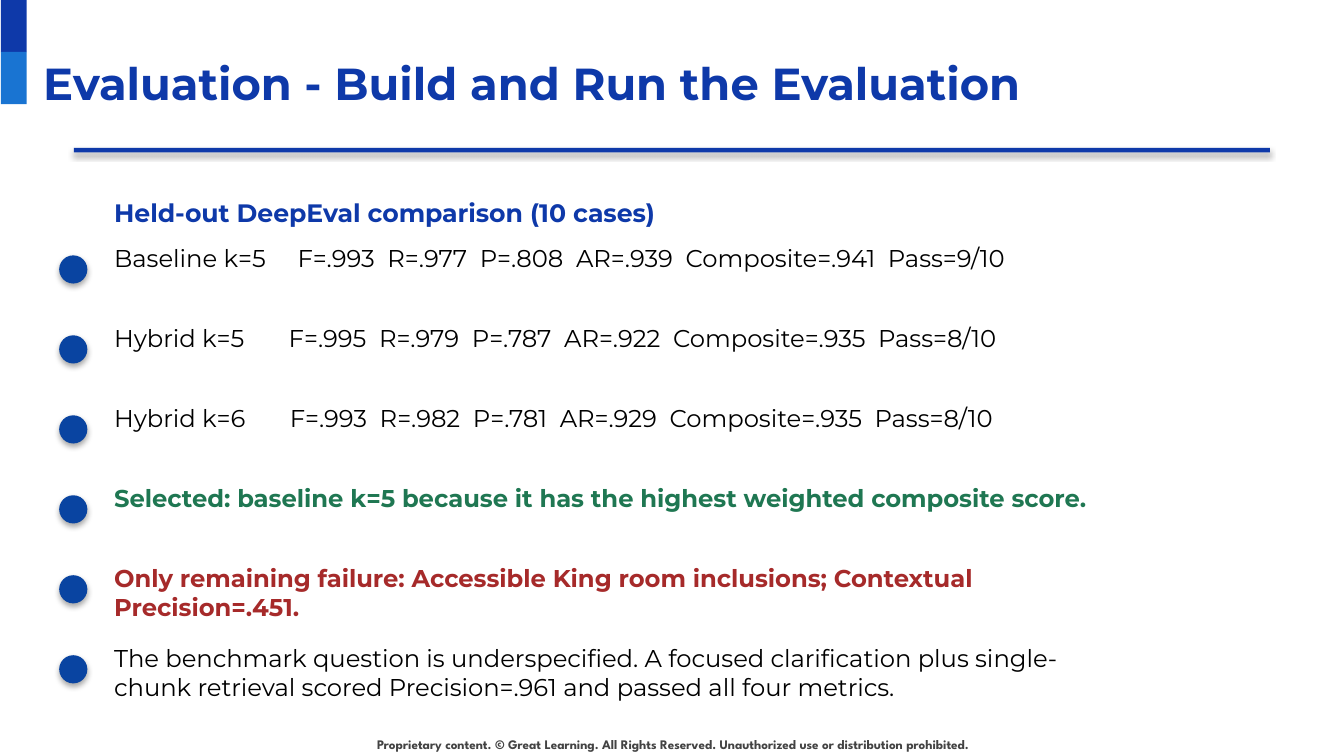
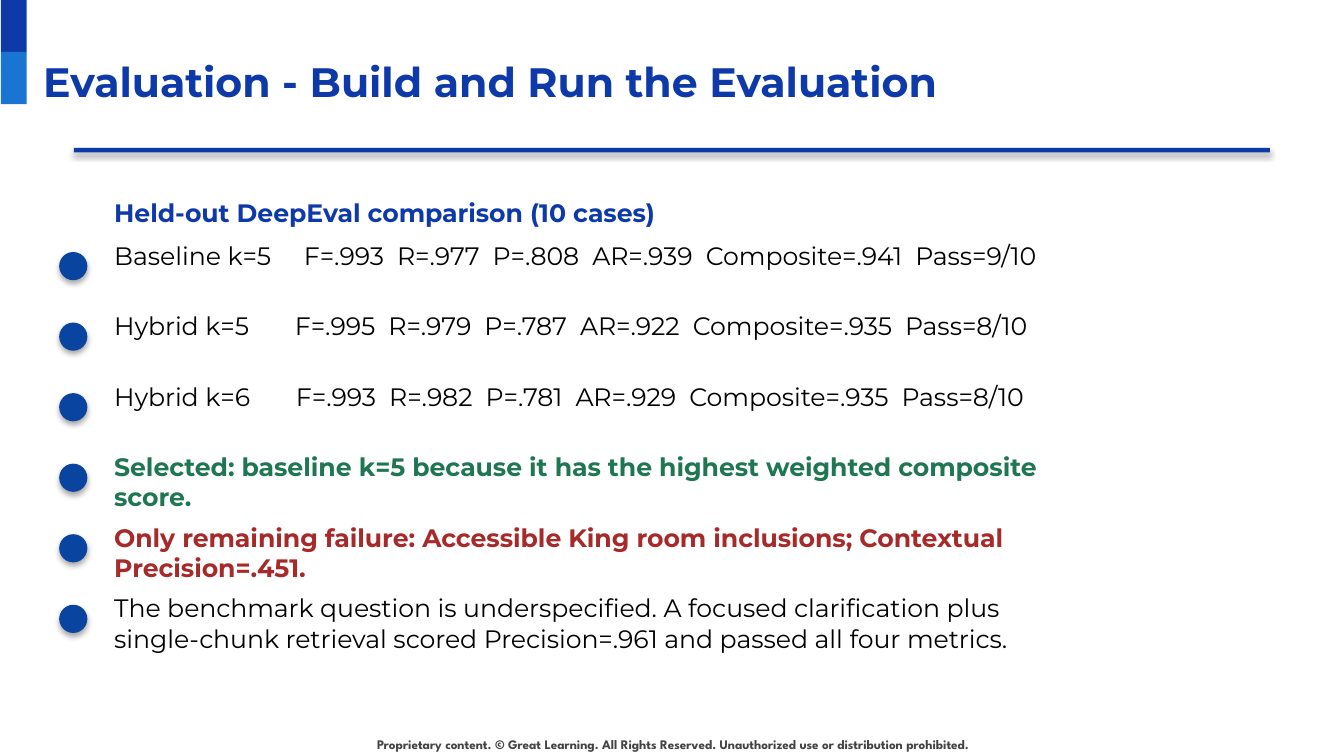
Before and after one commit to raovutukoor1/aurora-stay-qna, a slide deck: slide 19 of presentations/Aurora_Stays_RAG_Project_Presentation_Template_Style.pptx. Drawn at 1344x756 pixels with LibreOffice and Linux fonts; fonts in the diff are those of the drawing; background and template pictures are left out. Boxes give left, top, right and bottom in pixels: in the first picture for what was removed or moved away, otherwise in the second. Text is boxed around its words. In the diff, an @@ line names an element or a change of style, - is before the commit and + after.

```diff
--- a/presentations/Aurora_Stays_RAG_Project_Presentation_Template_Style.pptx
+++ b/presentations/Aurora_Stays_RAG_Project_Presentation_Template_Style.pptx
@@ title "Evaluation - Build and Run ..." at (43,64,937,98): size 24 to 22 pt @@
@@ ellipse: place and size @@
-ellipse at (59,336,87,364)
+ellipse at (59,323,87,351)
@@ text "Hybrid k=5 F=.995 R=.979 P=.787 ...": place and size @@
-text "Hybrid k=5 F=.995 R=.979 P=.787 ..." at (114,326,996,352)
+text "Hybrid k=5 F=.995 R=.979 P=.787 ..." at (114,313,1027,340)
@@ text "Hybrid k=6 F=.993 R=.982 P=.781 ...": place and size @@
-text "Hybrid k=6 F=.993 R=.982 P=.781 ..." at (114,406,993,432)
+text "Hybrid k=6 F=.993 R=.982 P=.781 ..." at (114,384,1024,411)
@@ ellipse: place and size @@
-ellipse at (59,415,87,444)
+ellipse at (59,392,87,421)
@@ text "Selected: baseline k=5 because it ...": place and size @@
-text "Selected: baseline k=5 because it ..." at (114,488,1087,512)
+text "Selected: baseline k=5 because it ..." at (114,456,1036,507)
@@ ellipse: place and size @@
-ellipse at (59,496,87,524)
+ellipse at (59,464,87,492)
@@ ellipse: place and size @@
-ellipse at (59,575,87,603)
+ellipse at (59,534,87,562)
@@ size 13 to 13.5 pt in 6 elements at (114,243,1036,270), (114,313,1027,340), (114,384,1024,411), (114,598,1007,653), (114,456,1036,507), (114,527,1003,578) @@
@@ text "Only remaining failure: Accessible King ...": place and size @@
-text "Only remaining failure: Accessible King ..." at (114,568,973,617)
+text "Only remaining failure: Accessible King ..." at (114,527,1003,578)
@@ text "The benchmark question is underspecified. ...": place and size @@
-text "The benchmark question is underspecified. ..." at (114,649,1057,701)
+text "The benchmark question is underspecified. ..." at (114,598,1007,653)
@@ ellipse: place and size @@
-ellipse at (59,656,87,684)
+ellipse at (59,605,87,633)
```
Also in this commit, not shown: 29 other slides changed, 2 other files.
